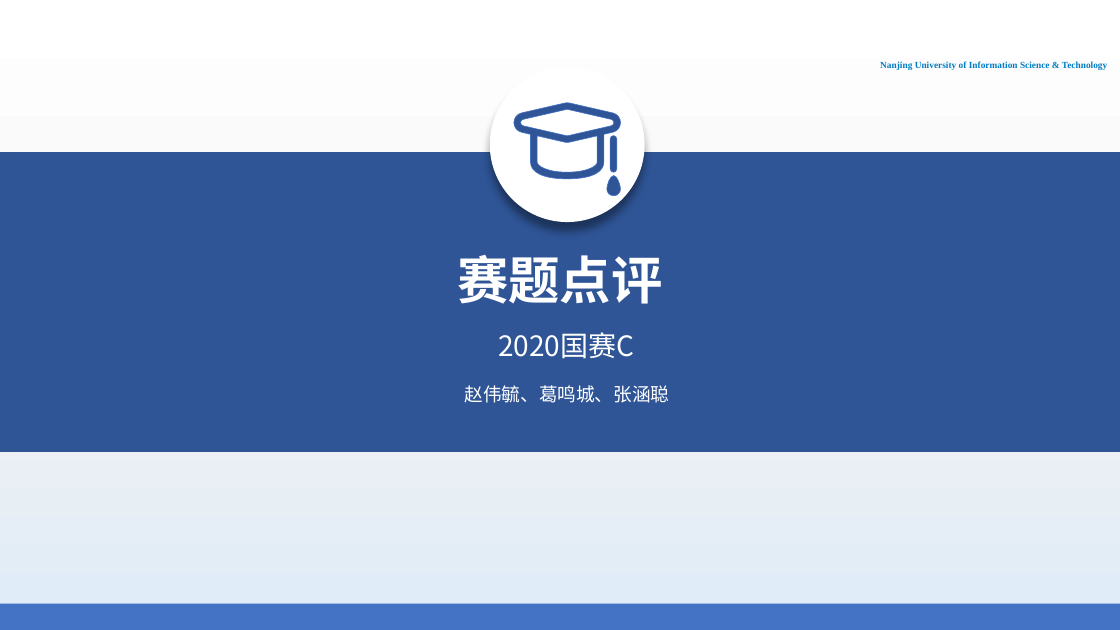
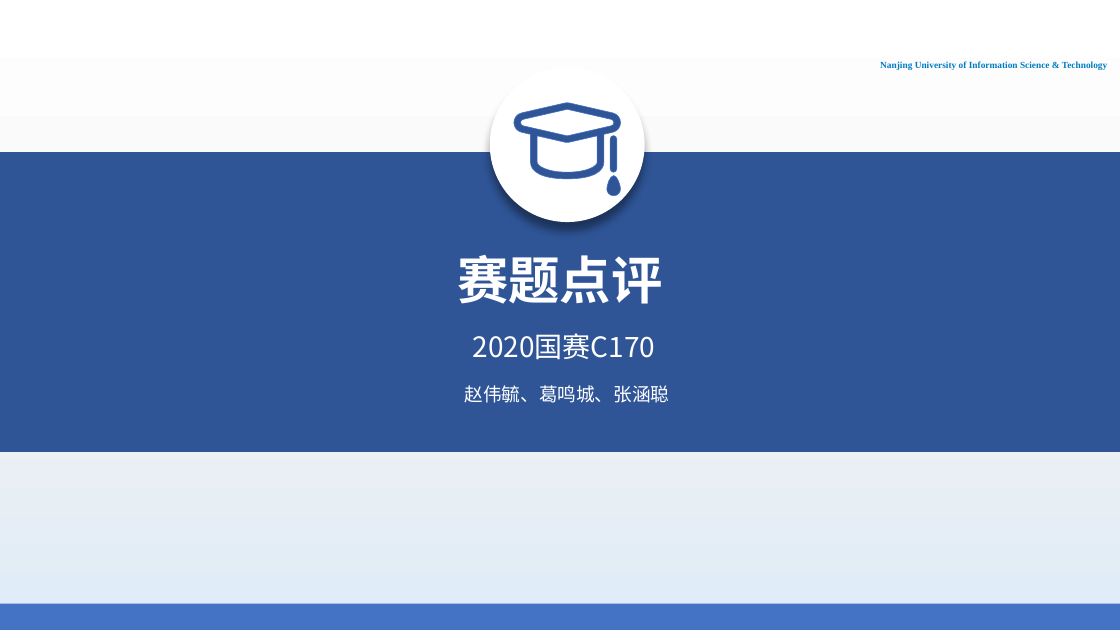
Before and after one commit to PhantomGMC/Week16-Math_model, a slide deck: slide 2 of 数模16周报告.pptx (slide 3 before the commit). Drawn at 1120x630 pixels with LibreOffice and Linux fonts; fonts in the diff are those of the drawing; background and template pictures are left out. Boxes give left, top, right and bottom in pixels: in the first picture for what was removed or moved away, otherwise in the second. Text is boxed around its words. In the diff, an @@ line names an element or a change of style, - is before the commit and + after.

```diff
--- a/数模16周报告.pptx
+++ b/数模16周报告.pptx
@@ text at <box>473,333,656,360</box>: text changed @@
-2020国赛C
+2020国赛C170
```
Also in this commit, not shown: 12 other slides changed, 8 slides added, 3 slides removed.
